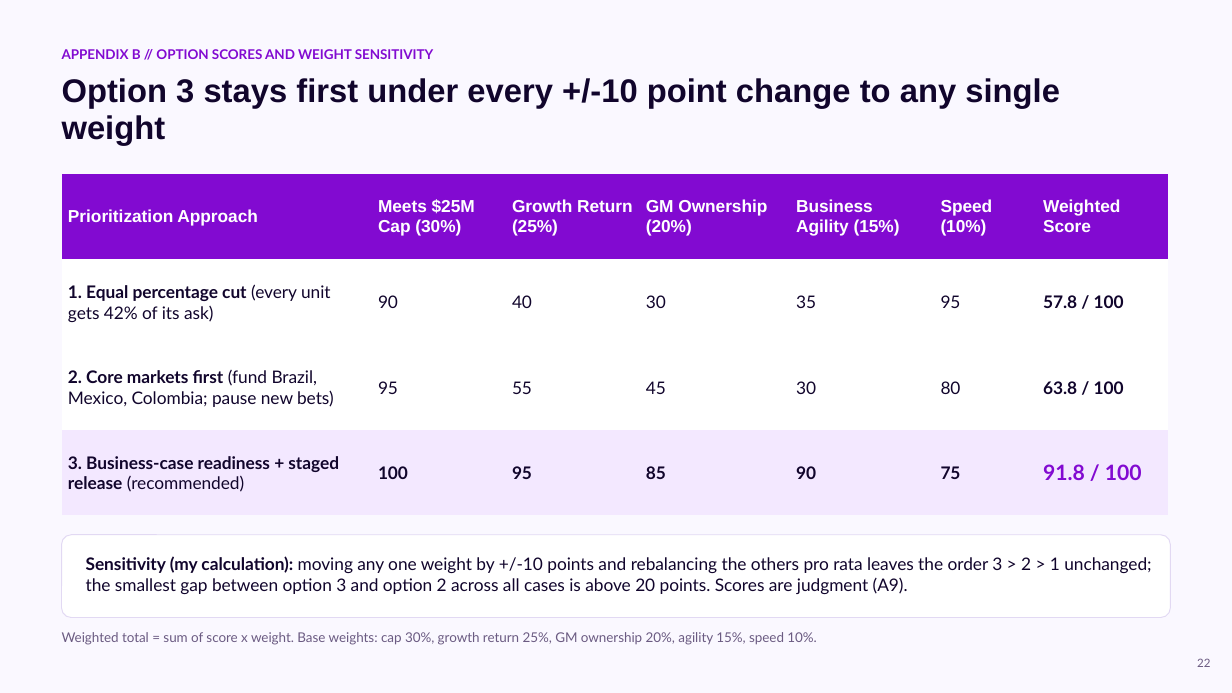
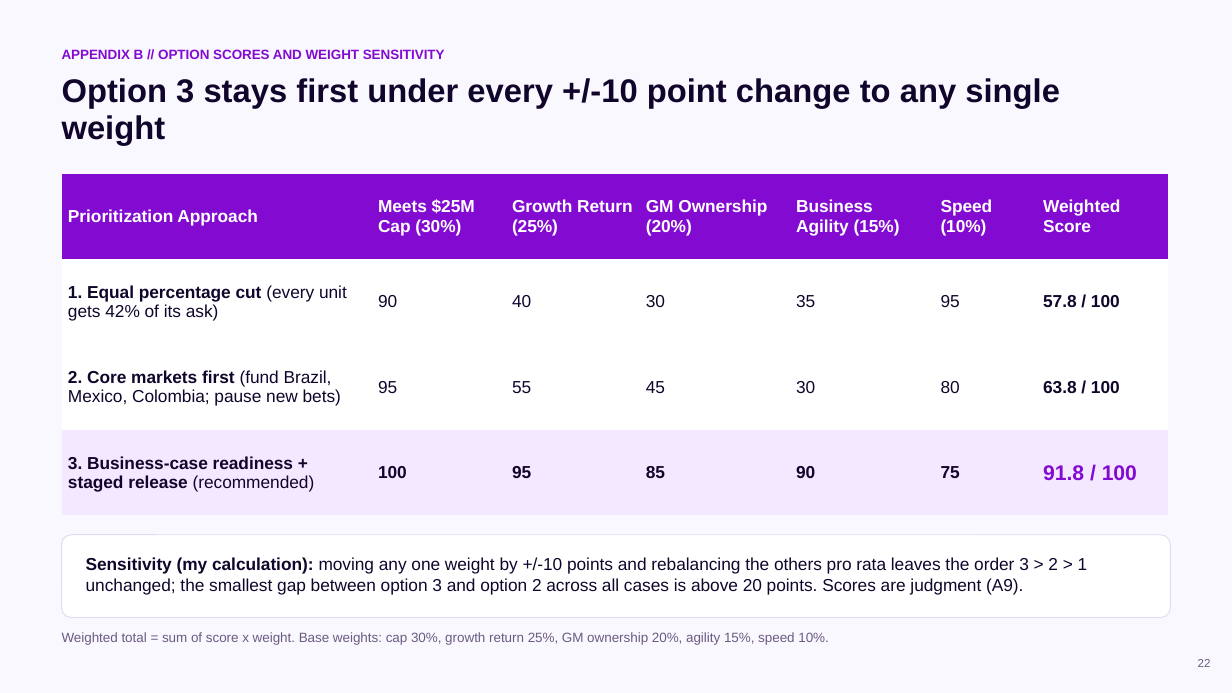
Before and after one commit to cmx24/business-case, a slide deck: slide 22 of deck/CFO_CoS_deck_v3.pptx. Drawn at 1232x693 pixels with LibreOffice and Linux fonts; fonts in the diff are those of the drawing. Boxes give left, top, right and bottom in pixels: in the first picture for what was removed or moved away, otherwise in the second. Text is boxed around its words. In the diff, an @@ line names an element or a change of style, - is before the commit and + after.

```diff
--- a/deck/CFO_CoS_deck_v3.pptx
+++ b/deck/CFO_CoS_deck_v3.pptx
@@ table at [62, 174, 1169, 516] @@
@@ font Lato to Arial in "1. Equal percentage cut (every unit gets ...", "90", "40", "30" and 17 more places @@
@@ font Lato to Arial in 4 elements at [62, 48, 445, 62], [62, 632, 828, 645], [86, 557, 1088, 594], [1198, 659, 1211, 667] @@
```
Also in this commit, not shown: 21 other slides changed, 2 other files.
